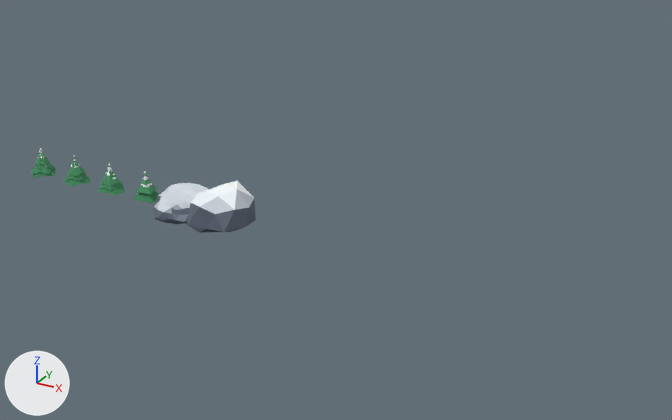
The glTF model snowboard3d/models/scenery.glb: old version first, new version second.
One viewpoint serves both versions: a 50 mm camera at (23.1, -21.26, 11.71) aimed at (11.25, 0.28, 0.94). The axes (+X, +Y, +Z) are drawn at lower left. The lights are the same throughout. The older version comes first.

The older version as bpy lines, for what is in view:
```python
me_cliff = bpy.data.meshes.new('Cliff')
me_cliff.from_pydata(...)  # 42 vertices, 80 faces; spans x -1.04..0.94, y -0.99..0.92, z -0.29..1.11
me_cliff.materials.append(mat_scenery)
me_rock = bpy.data.meshes.new('Rock')
me_rock.from_pydata(...)  # 162 vertices, 320 faces; spans x -1.02..0.99, y -0.93..0.99, z -0.36..0.75
me_rock.materials.append(mat_scenery)
ob_cliff = bpy.data.objects.new('Cliff', me_cliff)
ob_cliff.location = (7.5, 0.0, 0.0)
ob_rock = bpy.data.objects.new('Rock', me_rock)
ob_rock.location = (6.0, 0.0, 0.0)
```
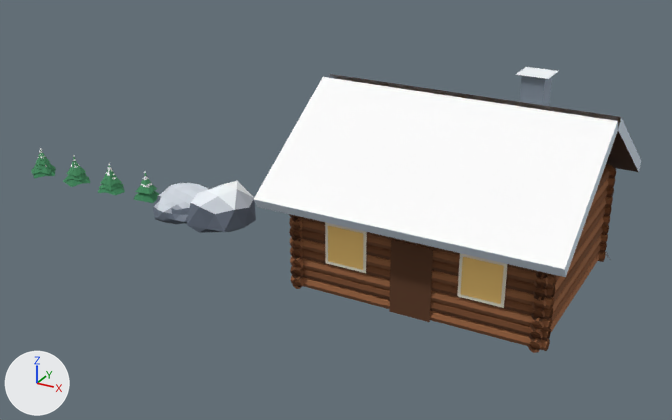
Pixel boxes [x1, y1, x2, y2] of what changed, in the pictures (672 x 420 px):
'Chalet', added
    after: [253, 67, 641, 353]

What changed in the scene script:
```text
Add me_chalet:
    me_chalet.from_pydata(...)  # 713 vertices, 701 faces; spans x -3.9..3.9, y -3.67..3.67, z 0.0..5.55
    me_chalet.materials.append(mat_scenery)
Add ob_chalet:
    ob_chalet = bpy.data.objects.new('Chalet', me_chalet)
    ob_chalet.location = (15.0, 0.0, 0.0)
```
